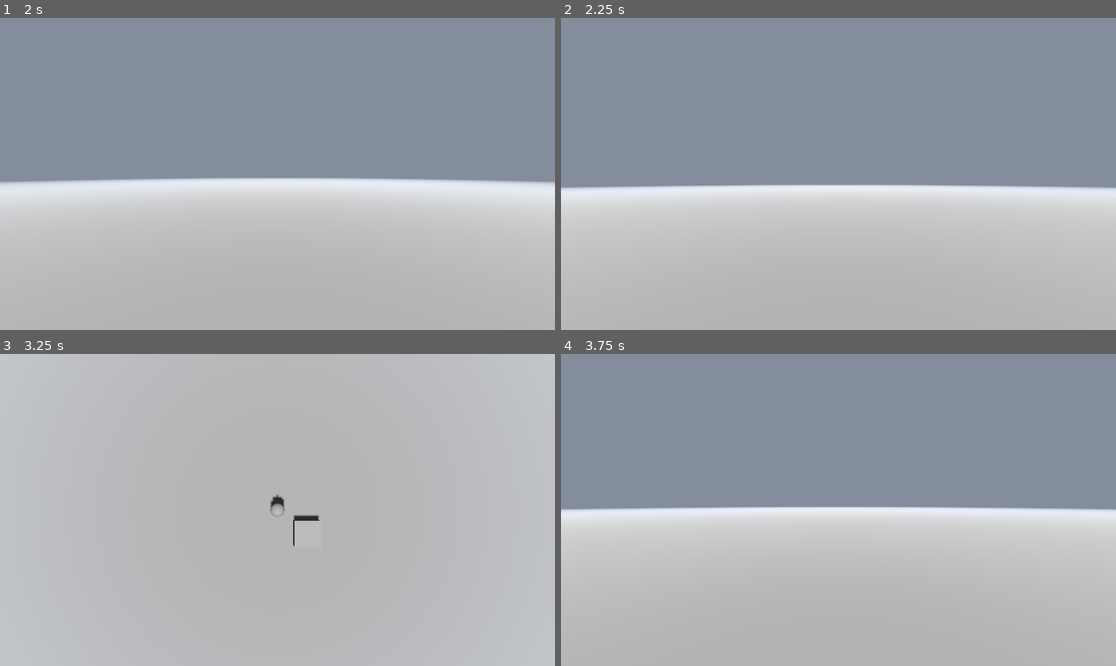
Above: before the commit, frames 1-4 (two rows, left to right).
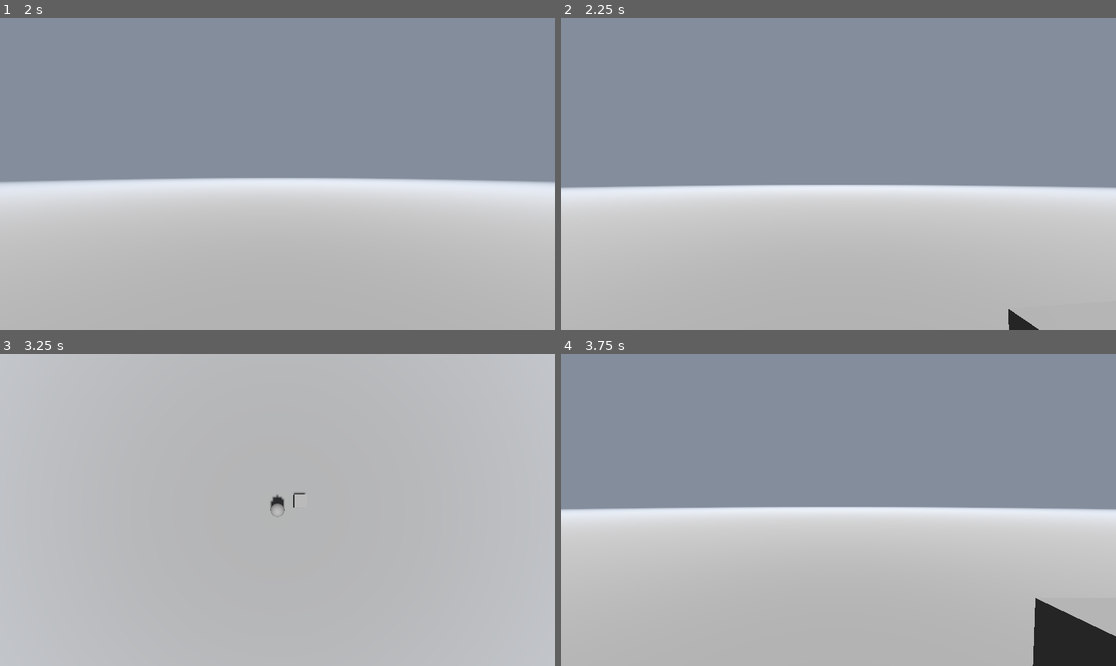
Above: after the commit, the same moments.

Repository: Tinigame/UPT-game-project
Game: Godot game, scene res://Scenes/world.tscn
The game is run twice, just before and just after one commit, with the same random seed, the same clock (stepped at 60 frames per second) and the same inputs.
Inputs (mouse positions are in pixels of both pictures, inside the frame that each line leads up to):
- Up to frame 1 (2 s): tap Enter at 0.5 s; move the mouse to (305, 174) at 0.52 s; tap A (A) at 0.6 s; tap D (D) at 0.8, 1.35 s; tap Space (space) at 1.25 s; move the mouse to (249, 174) at 1.27 s; tap S (S) at 1.55 s
- Up to frame 2 (2.25 s): tap Enter at 2 s; move the mouse to (849, 167) at 2.02 s; tap S (S) at 2.1 s
- Up to frame 3 (3.25 s): tap Space (space) at 2.3, 2.85 s; move the mouse to (271, 516) at 2.77 s; tap B (switchcam) at 3.05 s
- Up to frame 4 (3.75 s): move the mouse to (1005, 556) at 3.52 s; tap B (switchcam) at 3.6 s

Frame 1 is identical in both runs. In frame 2, 0.2% of the frame differs, in the area x 80-87%, y 93-100%; in frame 3, 0.1%; in frame 4, 2.3%, in the area x 84-100%, y 78-100%.

Commit message:
cleaned up player script

Diff:
--- a/Scenes/world.tscn
+++ b/Scenes/world.tscn
@@ -1,6 +1,6 @@
 [gd_scene load_steps=10 format=3 uid="uid://cvlfsbayttnbq"]
 
-[ext_resource type="Script" uid="uid://bfksnyjj8k63a" path="res://Scripts/playermove.gd" id="1_a02cp"]
+[ext_resource type="Script" uid="uid://bfksnyjj8k63a" path="res://Scripts/playerscript.gd" id="1_a02cp"]
 
 [sub_resource type="Environment" id="Environment_a02cp"]
 fog_enabled = true
@@ -48,7 +48,7 @@
 shape = SubResource("BoxShape3D_a02cp")
 
 [node name="StaticBody3D" type="StaticBody3D" parent="floor"]
-transform = Transform3D(1, 0, 0, 0, 1, 0, 0, 0, 1, 3, 0.4, 3)
+transform = Transform3D(0.5, 0, 0, 0, 0.5, 0, 0, 0, 0.5, 2.5, 0.4, 0.5)
 
 [node name="CollisionShape3D2" type="CollisionShape3D" parent="floor/StaticBody3D"]
 shape = SubResource("BoxShape3D_go701")
@@ -74,5 +74,3 @@
 
 [node name="MeshInstance3D" type="MeshInstance3D" parent="Player"]
 mesh = SubResource("CapsuleMesh_go701")
-
-[node name="GridMap" type="GridMap" parent="."]
--- /dev/null
+++ b/Scripts/globals.gd
@@ -0,0 +1,3 @@
+extends Node
+
+var buildmode = false
--- a/Scripts/playermove.gd
+++ b/Scripts/playerscript.gd
@@ -6,45 +6,41 @@
 const SPEED = 10.0
 const JUMP_VELOCITY = 5
 var MOUSE_SENSITIVITY = 0.002
-var buildmode = false
+var gravity = ProjectSettings.get_setting("physics/3d/default_gravity")
 
-# Get the gravity from the project settings to be synced with RigidDynamicBody nodes.
-var gravity = ProjectSettings.get_setting("physics/3d/default_gravity")
 
 func _ready():
 	Input.mouse_mode = Input.MOUSE_MODE_CAPTURED
 
+
+#Camera and movement rotation
 func _input(event):
-	#Camera rotation
-	if event is InputEventMouseMotion and buildmode == false:
+	if event is InputEventMouseMotion and Globals.buildmode == false:
 		rotate_y(-event.relative.x * MOUSE_SENSITIVITY)
 		camera.rotate_x(-event.relative.y * MOUSE_SENSITIVITY)
 		camera.rotation.x = clamp(camera.rotation.x, -PI/2, PI/2)
 
-func _physics_process(delta):
-	# Add the gravity.
-	if not is_on_floor():
-		velocity.y -= gravity * delta
 
-	# Handle Jump.
-	if Input.is_action_just_pressed("space") and is_on_floor():
-		velocity.y = JUMP_VELOCITY
-	if Input.is_action_just_pressed("exit"):
-		get_tree().quit()
+#toggle between build mode
+func build_toggle():
 	if Input.is_action_just_pressed("switchcam"):
 		if camera.current == true:
 			rotation = Vector3(0, 0, 0)
 			tcamera.rotation_degrees = Vector3(-90, 0, 0)
 			tcamera.current = true
-			buildmode = true
+			Globals.buildmode = true
 			Input.mouse_mode = Input.MOUSE_MODE_VISIBLE
 		elif tcamera.current == true:
 			camera.current = true
-			buildmode = false
+			Globals.buildmode = false
 			Input.mouse_mode = Input.MOUSE_MODE_CAPTURED
 
+#handle jump, movement
+func player_movement():
+	# Handle Jump.
+	if Input.is_action_just_pressed("space") and is_on_floor():
+		velocity.y = JUMP_VELOCITY
 	# Get the input direction and handle the movement/deceleration.
-	# As good practice, you should replace UI actions with custom gameplay actions.
 	var input_dir = Input.get_vector("A", "D", "W", "S")
 	var direction = (transform.basis * Vector3(input_dir.x, 0, input_dir.y)).normalized()
 	if direction:
@@ -54,4 +50,16 @@
 		velocity.x = move_toward(velocity.x, 0, SPEED)
 		velocity.z = move_toward(velocity.z, 0, SPEED)
 
+
+func _physics_process(delta):
+	# Add the gravity.
+	if not is_on_floor():
+		velocity.y -= gravity * delta
+
+	#exit the game when esc pressed
+	if Input.is_action_just_pressed("exit"):
+		get_tree().quit()
+
+	player_movement()
+	build_toggle()
 	move_and_slide()
--- a/project.godot
+++ b/project.godot
@@ -14,6 +14,10 @@
 run/main_scene="uid://cvlfsbayttnbq"
 config/features=PackedStringArray("4.4", "Forward Plus")
 config/icon="res://icon.svg"
+
+[autoload]
+
+Globals="*res://Scripts/globals.gd"
 
 [display]
 
Not shown, added: Scripts/globals.gd.uid
Renamed: Scripts/playermove.gd.uid -> Scripts/playerscript.gd.uid
